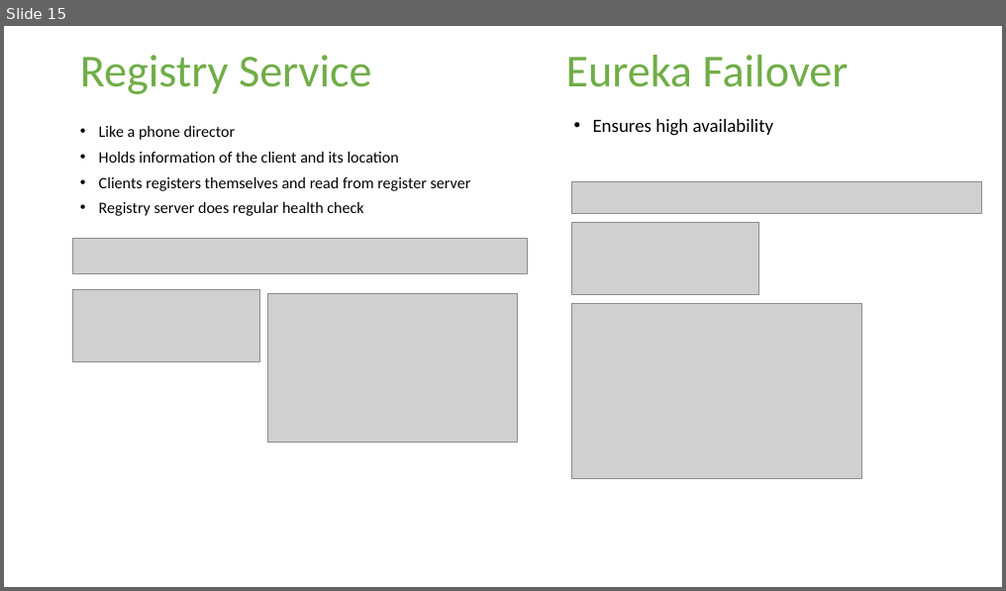
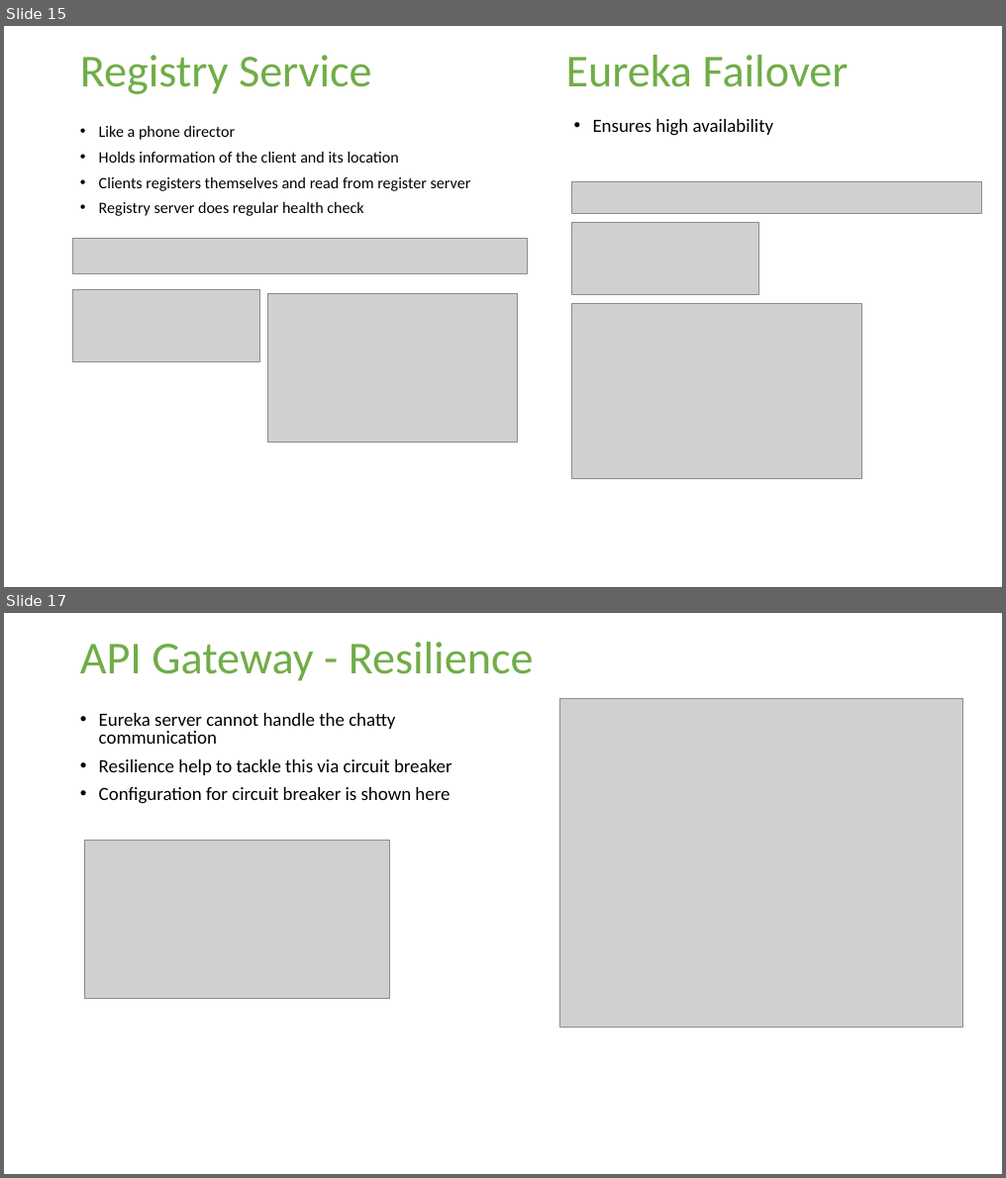
Before and after one commit to Technomax/Swa.WebStore, a slide deck: Documents/WebStore Presentation.pptx. Shown one above the other, each under a label of ours: slide 15 before the commit, slides 15 and 17 after it; the slides between them are not shown. The pictures are 1006x591 and 1006x1178 pixels, drawn with LibreOffice and Linux fonts; fonts in the diff are those of the drawing; grey boxes stand for pictures; background and template pictures are left out. Boxes give left, top, right and bottom in pixels: in the first picture for what was removed or moved away, otherwise in the second. Text is boxed around its words. In the diff, an @@ line names an element or a change of style, - is before the commit and + after.

```diff
--- a/Documents/WebStore Presentation.pptx
+++ b/Documents/WebStore Presentation.pptx
@@ slide 17 added at box(4, 613, 1002, 1174), background picture (left out) @@
@@ title added at box(80, 642, 534, 681), 44 pt, text #70AD47 @@
+API Gateway - Resilience
@@ picture added at box(560, 698, 963, 1028) @@
@@ text added at box(99, 713, 452, 804), 18 pt, text #000000 @@
+• Eureka server cannot handle the chatty communication
+• Resilience help to tackle this via circuit breaker
+• Configuration for circuit breaker is shown here
@@ picture added at box(85, 841, 389, 998) @@
```
Also in this commit, not shown: 1 slide changed, 10 other slides added, 11 other files.
